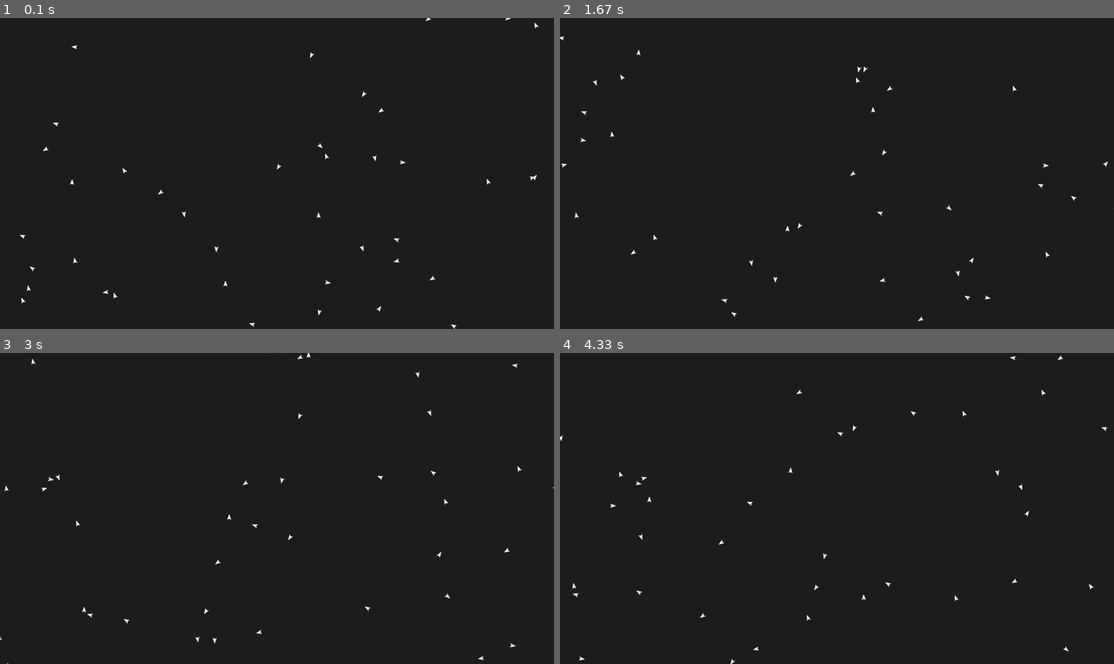
Above: before the commit, frames 1-4 (two rows, left to right).
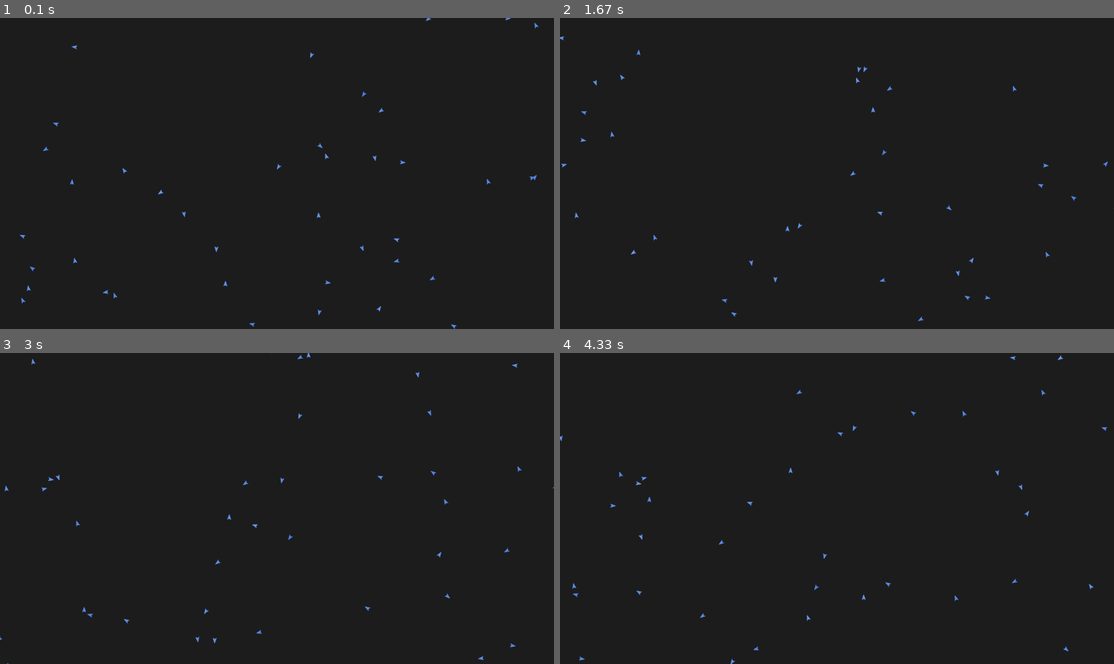
Above: after the commit, the same moments.

Repository: hadook/pygame-boids
Game: pygame game, started from src/app.py
The game is run twice, just before and just after one commit, with the same random seed, the same clock (stepped at 60 frames per second) and the same inputs.
Inputs:
- Up to frame 1 (0.1 s): no input
- Up to frame 2 (1.67 s): no input
- Up to frame 3 (3 s): no input
- Up to frame 4 (4.33 s): no input

The runs differ from the first frame. In frame 1, 0.3% of the frame differs, in the area x 3-98%, y 0-100%; in frame 2, 0.3%; in frame 3, 0.3%; in frame 4, 0.3%.

Commit message:
Added color masking to boids upon creation.

Diff:
--- a/src/boid.py
+++ b/src/boid.py
@@ -1,4 +1,5 @@
 import pygame
+from random import triangular
 from config import Canvas
 from vector import Vector
 
@@ -9,16 +10,24 @@
     max_force = 0.1
     max_speed = 4
     orientation = 300
-    art = pygame.image.load('../art/boid.png')
 
-    def __init__(self):
+    def __init__(self, color=pygame.Color('cornflowerblue')):
         super().__init__()
 
         self.position = Vector.random(max_x=Canvas.width, max_y=Canvas.height, margin=Canvas.margin)
         self.velocity = Vector.random(max_magnitude=self.max_speed)
 
+        self.color = color
+        self.art = self.load_art()
         self.image = pygame.transform.rotozoom(self.art, (-1) * self.velocity.angle, 1)
         self.rect = self.art.get_rect(center=self.position)
+
+    def load_art(self):
+        art = pygame.image.load('../art/boid.png')
+        hue = pygame.Surface(art.get_size()).convert_alpha()
+        hue.fill(self.color.correct_gamma(triangular(0.8, 1.2, 1)))
+        art.blit(hue, (0, 0), special_flags=pygame.BLEND_MULT)
+        return art
 
     def update(self):
         self.position += self.velocity
